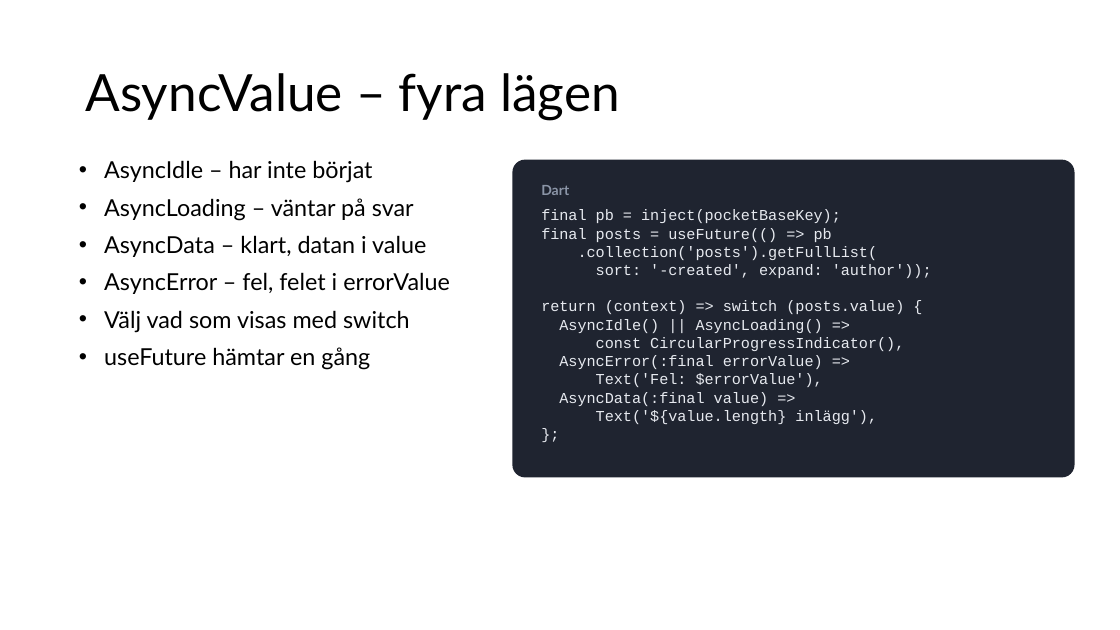
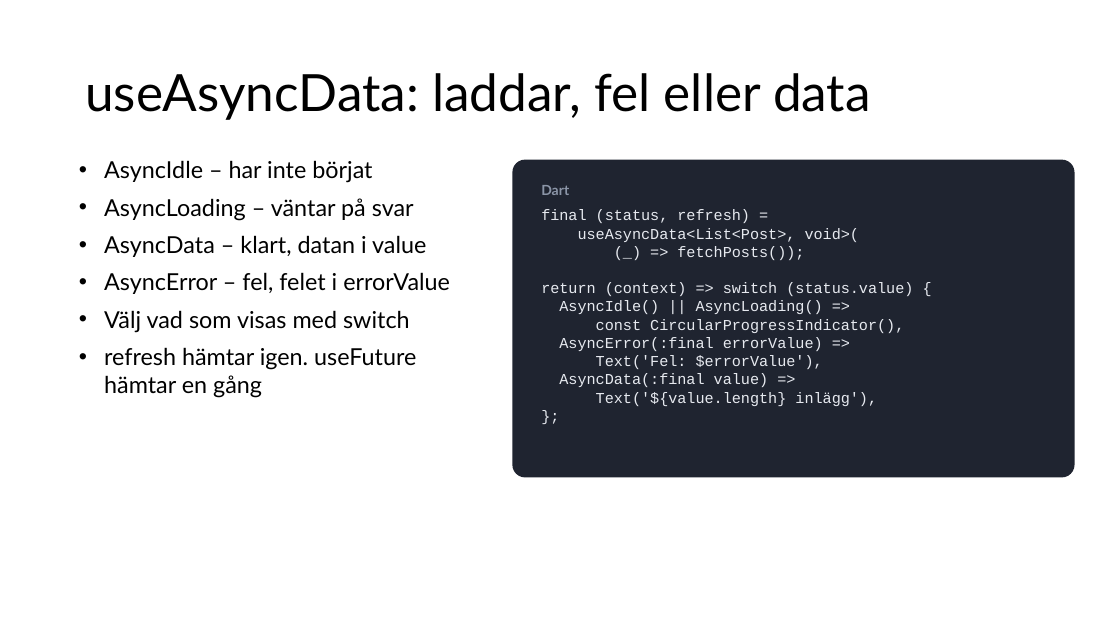
Before and after one commit to abbjetmus/pocketbase-flutter-kurs, a slide deck: slide 77 of Databaser och mobilapputveckling - sammanfattning.pptx (slide 93 before the commit). Drawn at 1120x630 pixels with LibreOffice and Linux fonts; fonts in the diff are those of the drawing. Boxes give left, top, right and bottom in pixels: in the first picture for what was removed or moved away, otherwise in the second. Text is boxed around its words. In the diff, an @@ line names an element or a change of style, - is before the commit and + after.

```diff
--- a/Databaser och mobilapputveckling - sammanfattning.pptx
+++ b/Databaser och mobilapputveckling - sammanfattning.pptx
@@ title at (85, 73, 871, 120): text changed @@
-AsyncValue – fyra lägen
+useAsyncData: laddar, fel eller data
@@ text in rounded rectangle at (541, 209, 913, 296): text changed @@
-final pb = inject(pocketBaseKey);
-final posts = useFuture(() => pb
-.collection('posts').getFullList(
-sort: '-created', expand: 'author'));
-return (context) => switch (posts.value) {
+final (status, refresh) =
+useAsyncData<List<Post>, void>(
+(_) => fetchPosts());
+return (context) => switch (status.value) {
@@ text at (104, 347, 416, 398): text changed @@
-• useFuture hämtar en gång
+• refresh hämtar igen. useFuture hämtar en gång
```
Also in this commit, not shown: 25 other slides changed, 7 slides removed, 20 other files.
